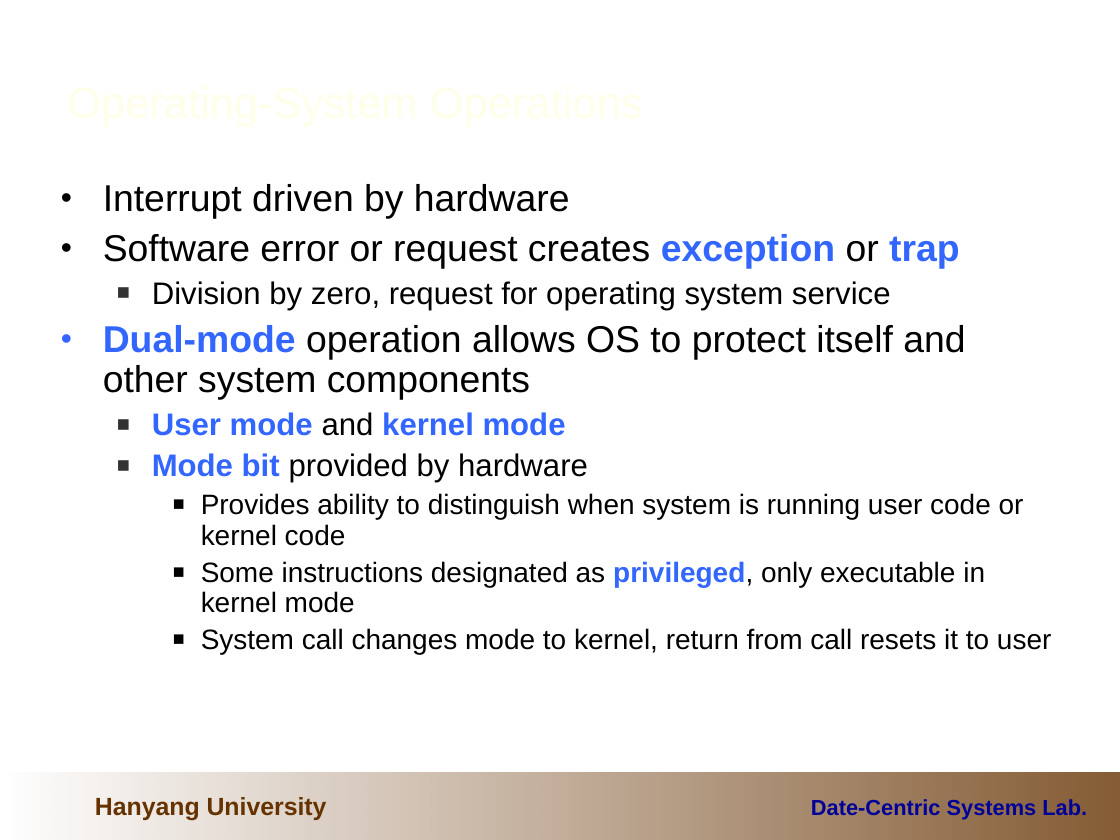
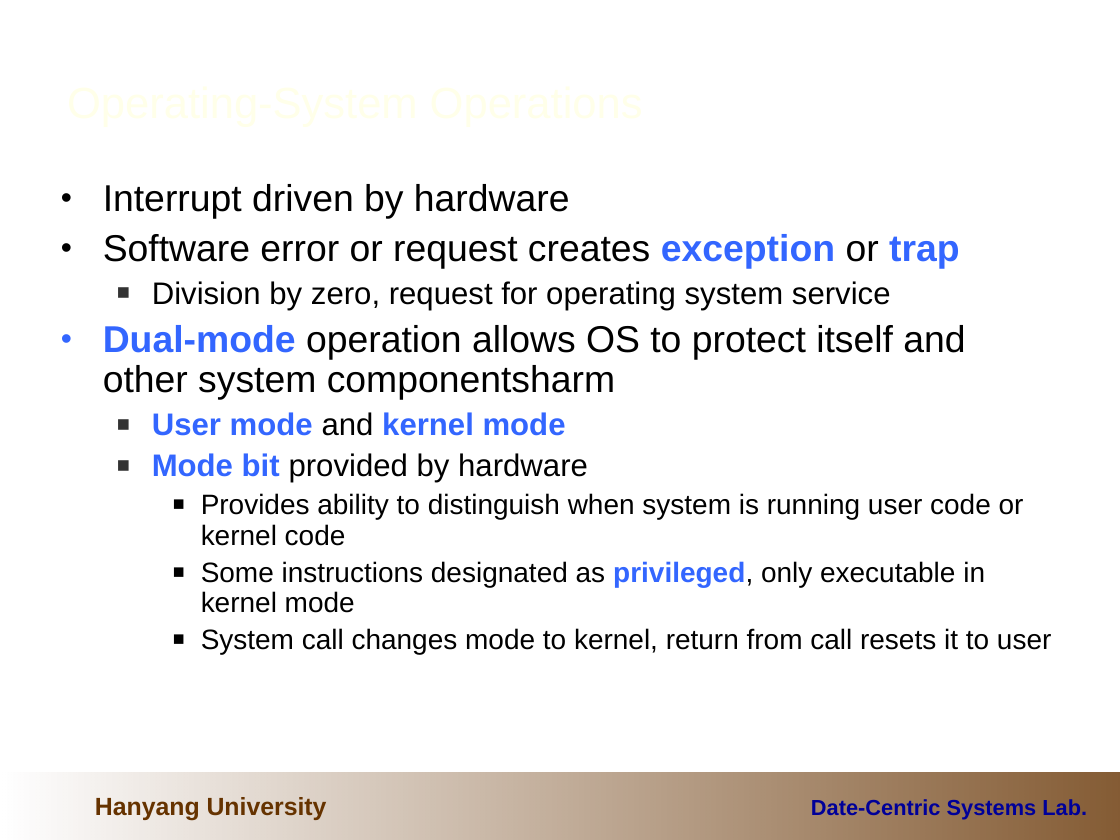
Before and after one commit to cocojk/major, a slide deck: slide 4 of os/이론/2.OperatingSystemOverview.ppt. Drawn at 1120x840 pixels with LibreOffice and Linux fonts; fonts in the diff are those of the drawing; background and template pictures are left out. Boxes give left, top, right and bottom in pixels: in the first picture for what was removed or moved away, otherwise in the second. Text is boxed around its words. In the diff, an @@ line names an element or a change of style, - is before the commit and + after.

```diff
--- a/os/이론/2.OperatingSystemOverview.ppt
+++ b/os/이론/2.OperatingSystemOverview.ppt
@@ text at (103, 325, 965, 400): text changed @@
-• Dual-mode operation allows OS to protect itself and other system components
+• Dual-mode operation allows OS to protect itself and other system componentsharm
```
Also in this commit, not shown: 2 other slides changed, 1 other file.
